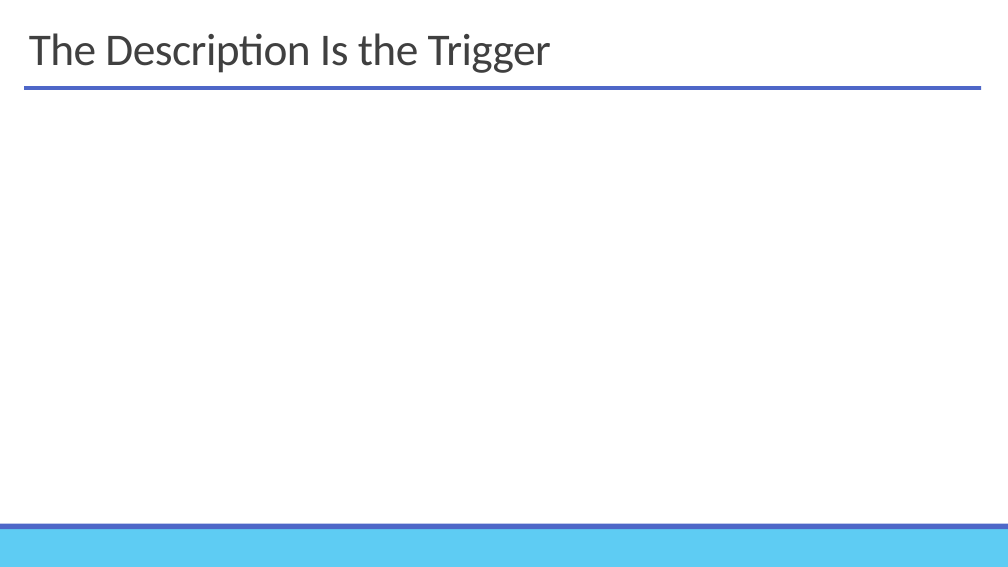
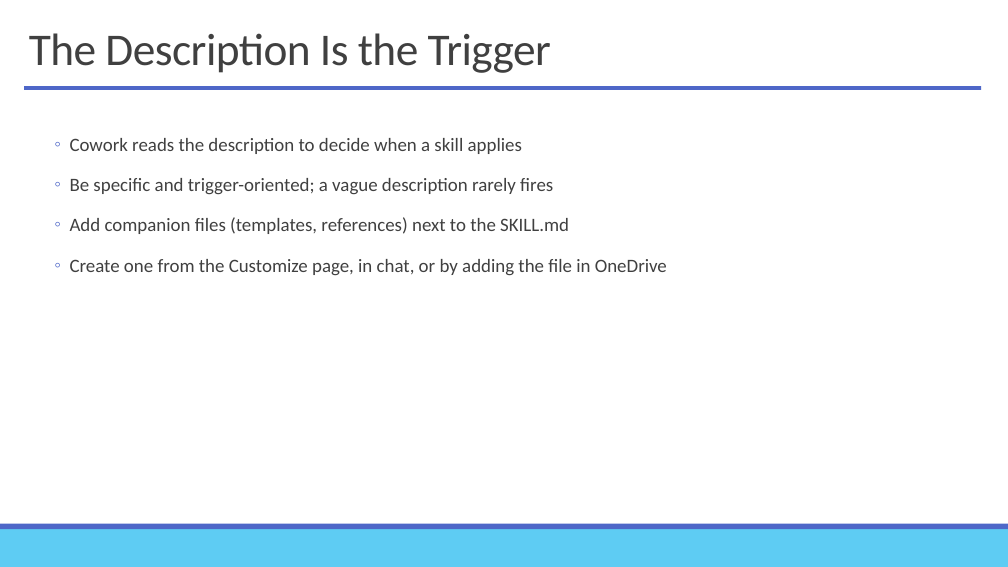
Before and after one commit to alexander-kastil/copilot-studio-agents, a slide deck: slide 13 of assets/pptx/02-Microsoft 365 Copilot Cowork.pptx. Drawn at 1008x567 pixels with LibreOffice and Linux fonts; fonts in the diff are those of the drawing; background and template pictures are left out. Boxes give left, top, right and bottom in pixels: in the first picture for what was removed or moved away, otherwise in the second. Text is boxed around its words. In the diff, an @@ line names an element or a change of style, - is before the commit and + after.

Commit message:
feat(assets): add new presentation and image file
- Added 02-Microsoft 365 Copilot Cowork.pptx to assets/pptx
- Added image.png to instructions

```diff
--- a/assets/pptx/02-Microsoft 365 Copilot Cowork.pptx
+++ b/assets/pptx/02-Microsoft 365 Copilot Cowork.pptx
@@ text added at bbox=[70, 138, 667, 276], 18 pt, text #404040 @@
+  ◦ Cowork reads the description to decide when a skill applies
+  ◦ Be specific and trigger-oriented; a vague description rarely fires
+  ◦ Add companion files (templates, references) next to the SKILL.md
+  ◦ Create one from the Customize page, in chat, or by adding the file in OneDrive
```
Also in this commit, not shown: 12 other slides changed, 1 other file.
